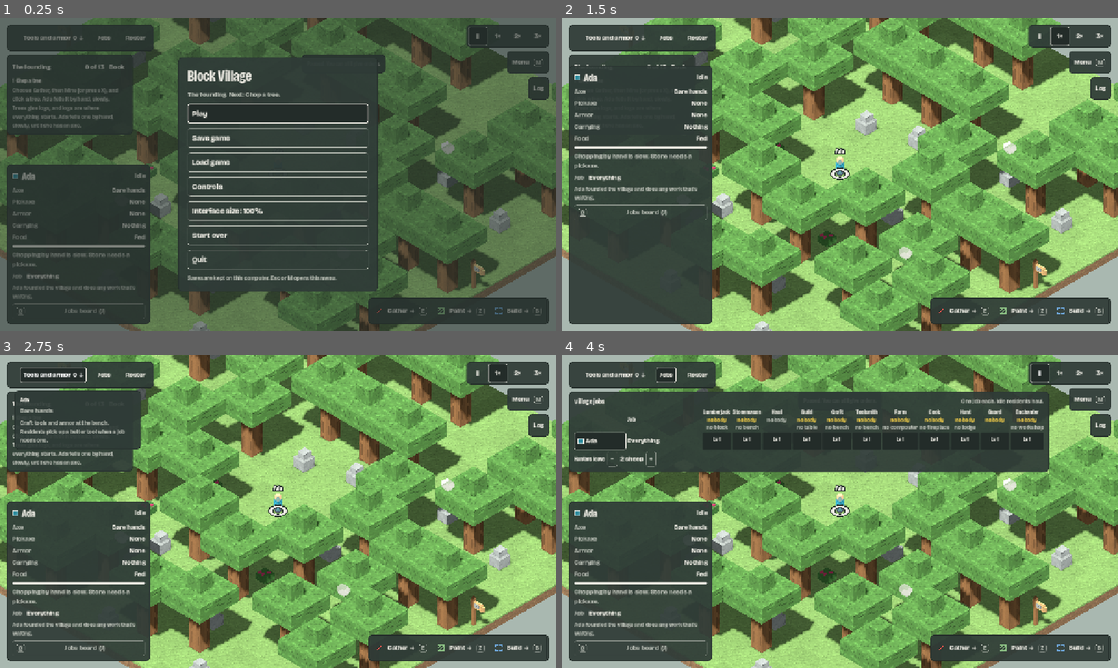
Above: before the commit, frames 1-4 (two rows, left to right).
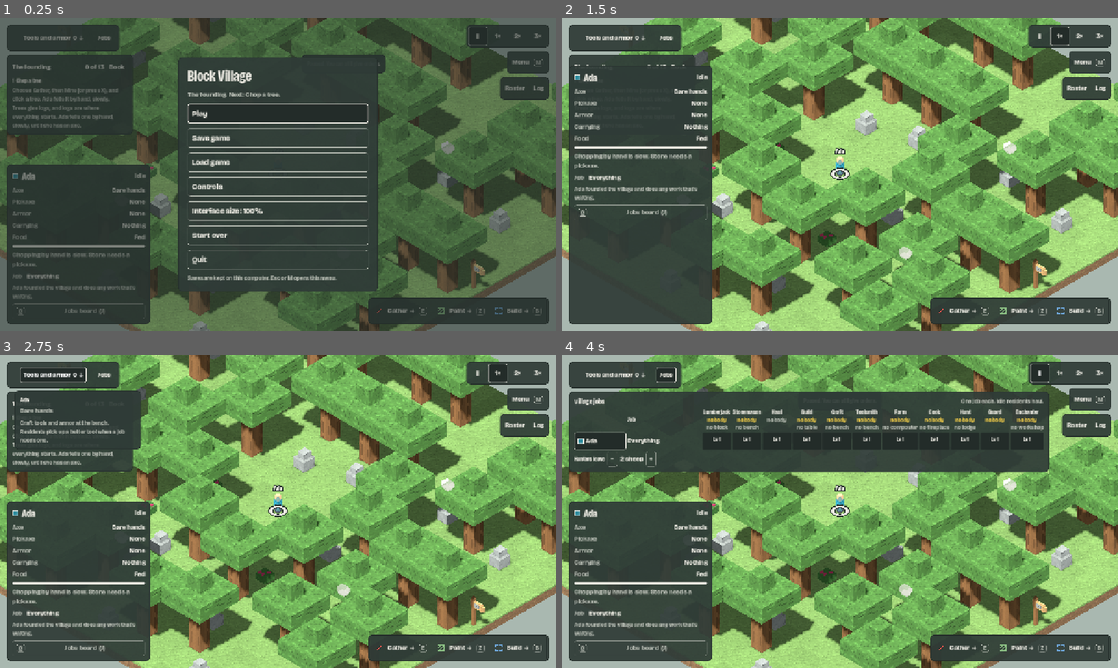
Above: after the commit, the same moments.

Repository: NerdyToddGerdy/mc_village
Game: Godot game, scene res://scenes/main.tscn
Two runs of this game, one before a commit and one after it. Both use one fixed random seed, a clock stepped at 60 frames per second and the inputs below.
Inputs:
- Up to frame 1 (0.25 s): no input
- Up to frame 2 (1.5 s): click "Roster" at 0.5 s; click "Play" at 1.25 s
- Up to frame 3 (2.75 s): click "Tools and armor 0 ↓" at 2 s
- Up to frame 4 (4 s): click "Jobs" at 2.75 s; click "‖" at 3.5 s

The runs differ from the first frame. In frame 1, 0.8% of the frame differs, in the area x 21-96%, y 2-27%; in frame 2, 0.9%; in frame 3, 0.9%; in frame 4, 0.9%.

Commit message:
Roster: the button goes beside Log at the top right, where it doesn't crowd the map switcher (#300)
Co-Authored-By: Claude Sonnet 5.5 <noreply@anthropic.com>

Diff:
--- a/game/view/hud.gd
+++ b/game/view/hud.gd
@@ -130,11 +130,10 @@
 	_jobs_btn.toggle_mode = true
 	_jobs_btn.custom_minimum_size = Vector2(0, 36)
 	tally_row.add_child(_jobs_btn)
-	_roster_btn = _button("Roster", func(): _toggle_roster())
-	_roster_btn.custom_minimum_size = Vector2(0, 36)
+	_roster_btn = _button("Roster", func(): _toggle_roster())  # beside Log, top right: the top left bar has no room for another button (issue #300)
+	_roster_btn.custom_minimum_size = Vector2(0, 44)
 	_roster_btn.toggle_mode = true
 	_roster_btn.set_meta("label", "Roster")
-	tally_row.add_child(_roster_btn)
 	_claim_btn = _button("", func(): game.start_claiming(), "Primary")
 	_claim_btn.custom_minimum_size = Vector2(0, 36)
 	_claim_btn.visible = false
@@ -219,7 +218,11 @@
 	_log_btn.custom_minimum_size = Vector2(0, 44)
 	_log_btn.alignment = HORIZONTAL_ALIGNMENT_LEFT
 	_log_btn.set_meta("label", "Log")
-	tr.add_child(_panel(_log_btn, Vector2.ZERO, 4))
+	var log_row := HBoxContainer.new()
+	log_row.add_theme_constant_override("separation", 4)
+	log_row.add_child(_roster_btn)
+	log_row.add_child(_log_btn)
+	tr.add_child(_panel(log_row, Vector2.ZERO, 4))
 	_stuck_panel = _panel(_stuck, Vector2(250, 0))
 	tr.add_child(_stuck_panel)
 
@@ -1685,7 +1688,7 @@
 	var sig := ""
 	for r in rows:
 		sig += "%s|%s|%d|%d|%s;" % [r.name, _status(sim, r), int(r.hunger / 5.0), r.get("hurt", 0), r.map]
-	_place_drop(_roster_panel, Vector2(_roster_btn.get_global_rect().position.x, _roster_btn.get_global_rect().end.y + 8.0))
+	_place_drop(_roster_panel, Vector2(_roster_btn.get_global_rect().end.x - 470.0, _roster_btn.get_global_rect().end.y + 8.0))
 	var cap := get_viewport().get_visible_rect().size.y - _roster_panel.position.y - 24.0
 	_roster_panel.get_child(0).custom_minimum_size.y = clampf(minf(cap, 40.0 + rows.size() * 34.0), 80.0, 480.0)
 	_rebuild(_roster_list, sig, func(c: Container) -> void:
Not shown, changed: docs/how-to-play.md
